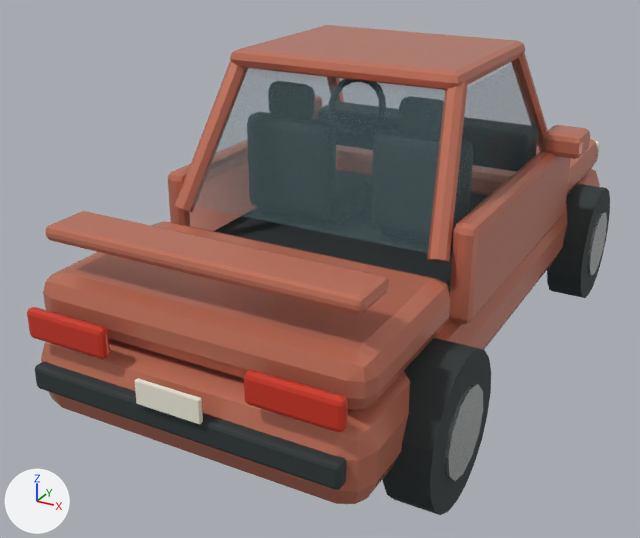
One commit to the Blender file assets/source/coupe.blend: the scene before it, then after it.
Camera for both pictures: a camera (50 mm lens) standing at (2.22, -4.88, 1.85) and looking at (-0.27, -0.35, -0.42). Every picture has the same lights, and +X, +Y and +Z are marked at lower left. The first picture is the older version.

The first picture shows 'coral', 'glass', 'hub.002', 'hub.003', 'ivory', 'rubber', 'tail', 'wheel.002', 'wheel.003'.
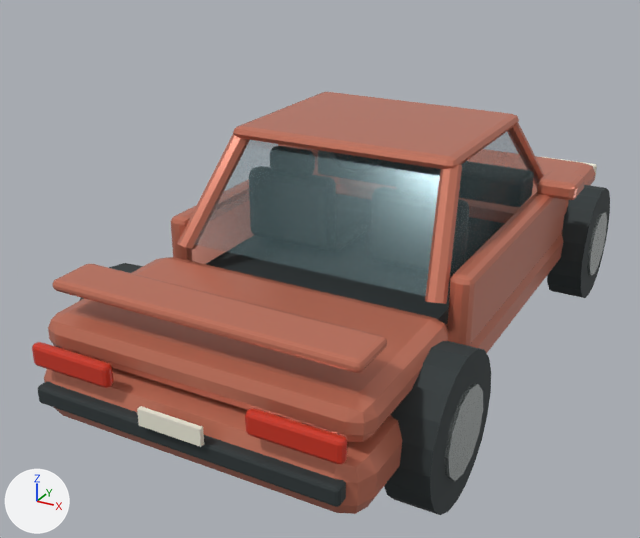
The edits, one by one:
me_cube_223 is used by ob_coral; location (0.0, 0.0, -0.43).
me_cube_223 had 568 vertices, 526 faces and spanned x -1.08..1.08, y -2.17..2.17, z -0.22..1.4.
me_cube_223 now has 568 vertices, 526 faces and spans x -1.08..1.08, y -2.17..2.17, z -0.69..0.53.
me_cube_223 part 1: the whole mesh is scaled about its middle by (1, 1, 0.75), then moved by (0.0, 0.0, -0.67).
me_cube_226 is used by ob_rubber; location (0.0, -0.1, -0.15).
me_cube_226 had 608 vertices, 588 faces and spanned x -0.85..0.85, y -2.13..2.33, z -0.31..0.92.
me_cube_226 now has 608 vertices, 588 faces and spans x -0.85..0.85, y -2.23..2.23, z -0.55..0.38.
me_cube_226 part 2: the whole mesh is scaled about its middle by (1, 1, 0.75), then moved by (0.0, -0.1, -0.39).
me_windshield is used by ob_glass; location (0.0, 0.0, 0.0).
me_windshield had 16 vertices, 4 faces and spanned x -0.78..0.78, y -1.05..0.95, z 0.15..0.88.
me_windshield now has 16 vertices, 4 faces and spans x -0.78..0.78, y -1.05..0.95, z -0.09..0.46.
me_windshield part 3: the whole mesh is scaled about its middle by (1, 1, 0.75), then moved by (0.0, 0.0, -0.33).
me_cube_240 is used by ob_tail; location (-0.62, -2.19, -0.11).
me_cube_240 had 112 vertices, 108 faces and spanned x -0.24..1.48, y -0.03..0.03, z -0.08..0.08.
me_cube_240 now has 112 vertices, 108 faces and spans x -0.86..0.86, y -2.22..-2.16, z -0.34..-0.22.
me_cube_240 part 4: the whole mesh is scaled about its middle by (1, 1, 0.75), then moved by (-0.62, -2.19, -0.28).
Object 'coral' (ob_coral) moves from (0.0, 0.0, -0.43) to (0.0, 0.0, 0.0).
Object 'rubber' (ob_rubber) moves from (0.0, -0.1, -0.15) to (0.0, 0.0, 0.0).
Object 'tail' (ob_tail) moves from (-0.62, -2.19, -0.11) to (0.0, 0.0, 0.0).

Boxes [x1, y1, x2, y2] around the edits, measured in the pictures (640 x 538 px):
'coral', moved, rescaled (12% shorter): before [41, 25, 600, 504]; after [44, 92, 596, 514]
'glass', moved, rescaled (13% shorter): before [191, 62, 542, 253]; after [194, 130, 539, 296]
'rubber', moved, rescaled: before [35, 216, 453, 490]; after [38, 223, 505, 507]
'tail', moved, rescaled: before [27, 307, 348, 432]; after [32, 342, 347, 464]
